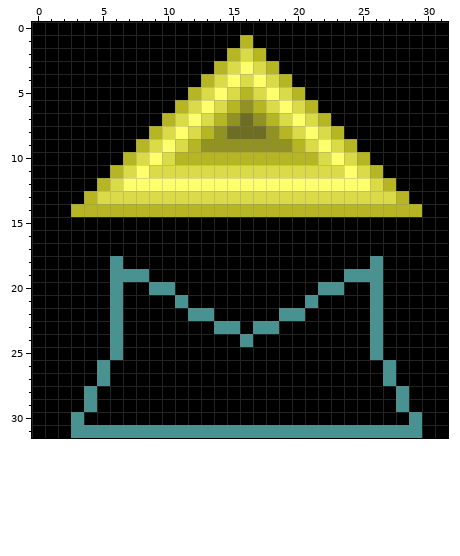
Two states of a pixel-art sprite, platformer/wiz0.png. Above, as it was before the edit.
The file is 32x32 pixels.
After the commit:
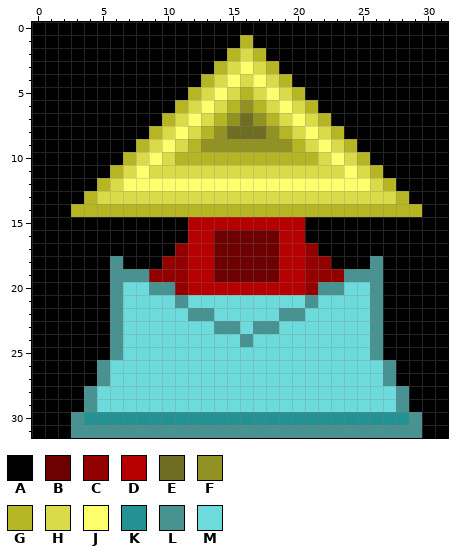
Palette (. is transparent): A #000000  B #6d0000  C #920000  D #b60000  E #6d6d24  F #929224  G #b6b624  H #dbdb49  J #ffff6d  K #249292  L #499292  M #6ddbdb
Difference:
@@ x 0..31 @@
 14 AAAGGGGGGGGGGGGGGGGGGGGGGGGGGGAA
-15 AAAAAAAAAAAAAAAAAAAAAAAAAAAAAAAA
-16 AAAAAAAAAAAAAAAAAAAAAAAAAAAAAAAA
-17 AAAAAAAAAAAAAAAAAAAAAAAAAAAAAAAA
-18 AAAAAALAAAAAAAAAAAAAAAAAAALAAAAA
-19 AAAAAALLLAAAAAAAAAAAAAAALLLAAAAA
-20 AAAAAALAALLAAAAAAAAAAALLAALAAAAA
-21 AAAAAALAAAALAAAAAAAAALAAAALAAAAA
-22 AAAAAALAAAAALLAAAAALLAAAAALAAAAA
-23 AAAAAALAAAAAAALLALLAAAAAAALAAAAA
-24 AAAAAALAAAAAAAAALAAAAAAAAALAAAAA
-25 AAAAAALAAAAAAAAAAAAAAAAAAALAAAAA
-26 AAAAALAAAAAAAAAAAAAAAAAAAAALAAAA
-27 AAAAALAAAAAAAAAAAAAAAAAAAAALAAAA
-28 AAAALAAAAAAAAAAAAAAAAAAAAAAALAAA
-29 AAAALAAAAAAAAAAAAAAAAAAAAAAALAAA
-30 AAALAAAAAAAAAAAAAAAAAAAAAAAAALAA
+15 AAAAAAAAAAAADDDDDDDDDAAAAAAAAAAA
+16 AAAAAAAAAAAADDBBBBBDDAAAAAAAAAAA
+17 AAAAAAAAAAACDDBBBBBDDCAAAAAAAAAA
+18 AAAAAALAAACCDDBBBBBDDCCAAALAAAAA
+19 AAAAAALLLCCCDDBBBBBDDCCCLLLAAAAA
+20 AAAAAALMMLLCDDDDDDDDDCLLMMLAAAAA
+21 AAAAAALMMMMLMMMMMMMMMLMMMMLAAAAA
+22 AAAAAALMMMMMLLMMMMMLLMMMMMLAAAAA
+23 AAAAAALMMMMMMMLLMLLMMMMMMMLAAAAA
+24 AAAAAALMMMMMMMMMLMMMMMMMMMLAAAAA
+25 AAAAAALMMMMMMMMMMMMMMMMMMMLAAAAA
+26 AAAAALMMMMMMMMMMMMMMMMMMMMMLAAAA
+27 AAAAALMMMMMMMMMMMMMMMMMMMMMLAAAA
+28 AAAALMMMMMMMMMMMMMMMMMMMMMMMLAAA
+29 AAAALMMMMMMMMMMMMMMMMMMMMMMMLAAA
+30 AAALKKKKKKKKKKKKKKKKKKKKKKKKKLAA
 31 AAALLLLLLLLLLLLLLLLLLLLLLLLLLLAA
